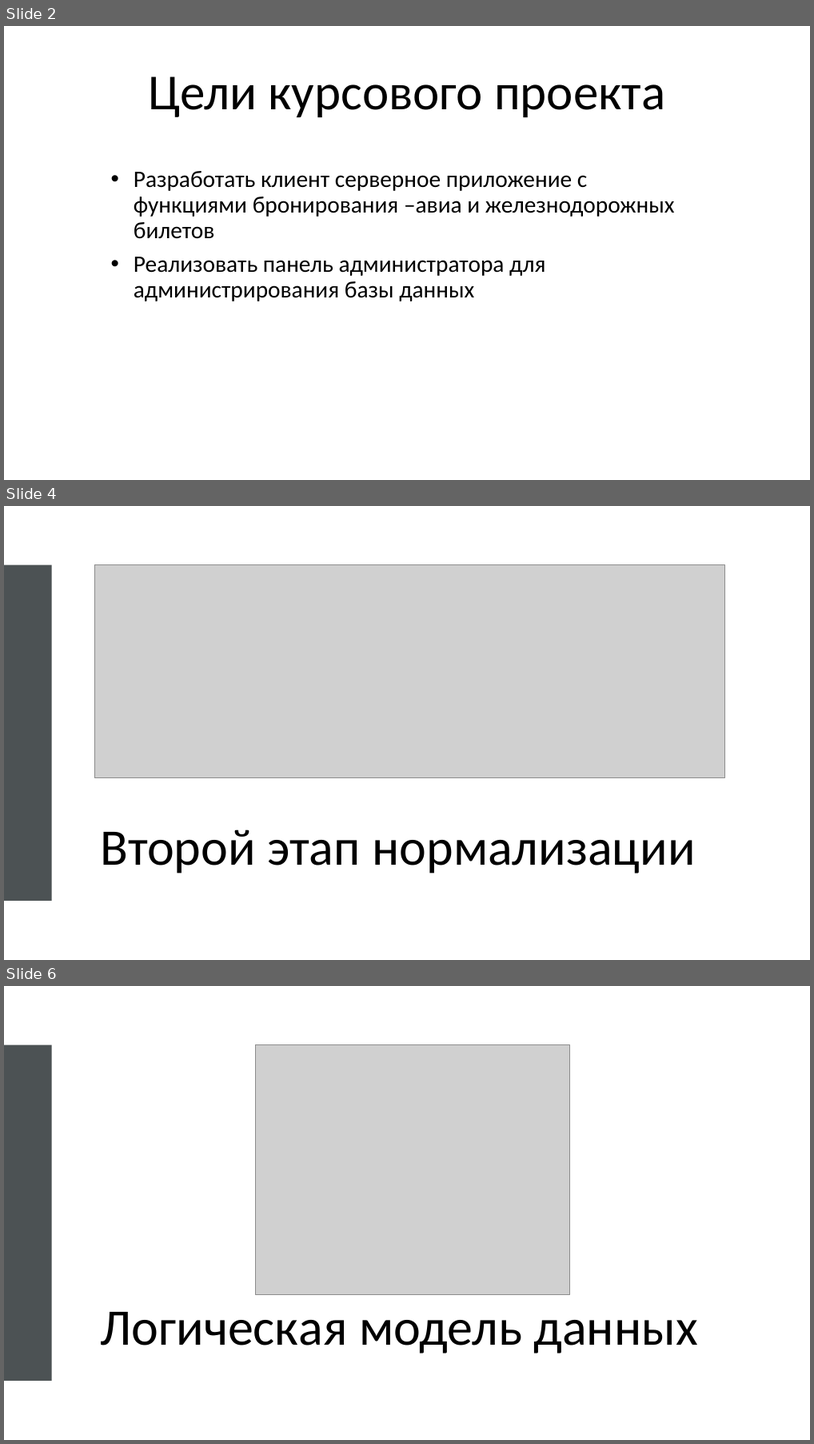
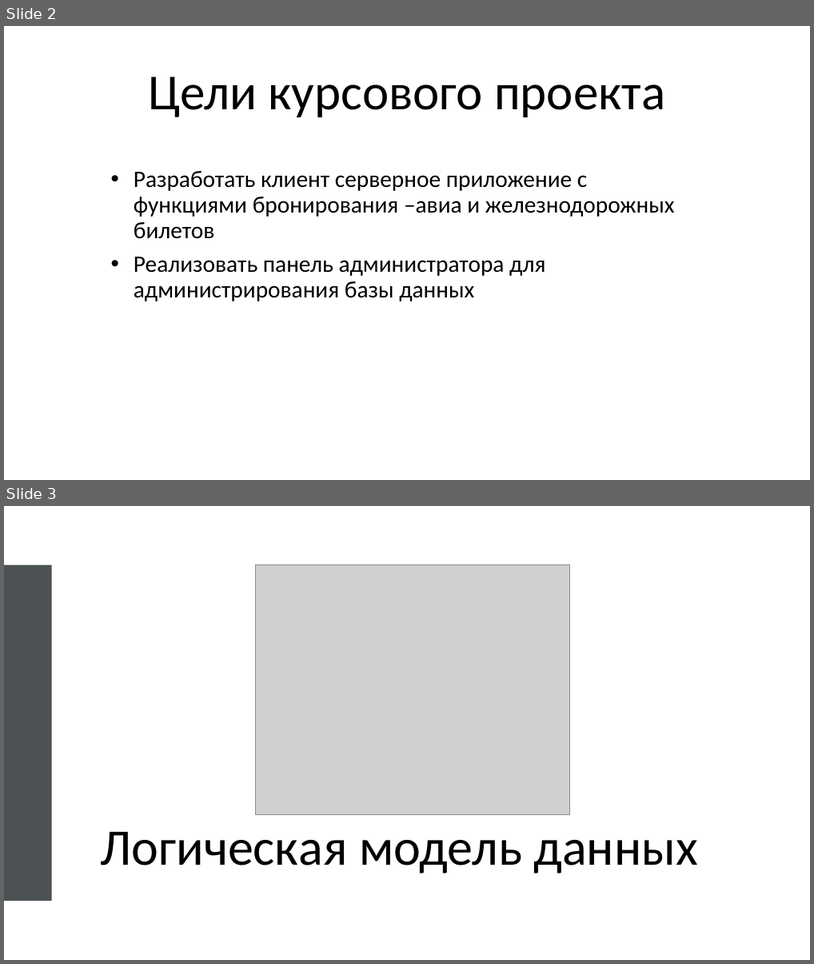
Before and after one commit to CreeptonIsReal/BookingRepCourseProject, a slide deck: Материалы/Prezentatsia_k_kursovomu_proektu (1).pptx. Shown one above the other, each under a label of ours: slides 2, 4 and 6 before the commit, slides 2 and 3 after it; the slides between them are not shown. The pictures are 814x1444 and 814x964 pixels, drawn with LibreOffice and Linux fonts; fonts in the diff are those of the drawing; grey boxes stand for pictures. Boxes give left, top, right and bottom in pixels: in the first picture for what was removed or moved away, otherwise in the second. Text is boxed around its words. In the diff, an @@ line names an element or a change of style, - is before the commit and + after.

```diff
--- a/Материалы/Prezentatsia_k_kursovomu_proektu (1).pptx
+++ b/Материалы/Prezentatsia_k_kursovomu_proektu (1).pptx
@@ slide 4 removed at box(4, 506, 810, 960), background #FFFFFF @@
@@ rectangle removed at box(4, 564, 52, 900) @@
@@ picture removed at box(94, 564, 725, 778) @@
@@ title removed at box(101, 829, 695, 873) @@
-Второй этап нормализации
@@ what was slide 6 is now slide 3 @@
```
Also in this commit, not shown: 1 slide changed, 10 other slides removed, 1 other file.
